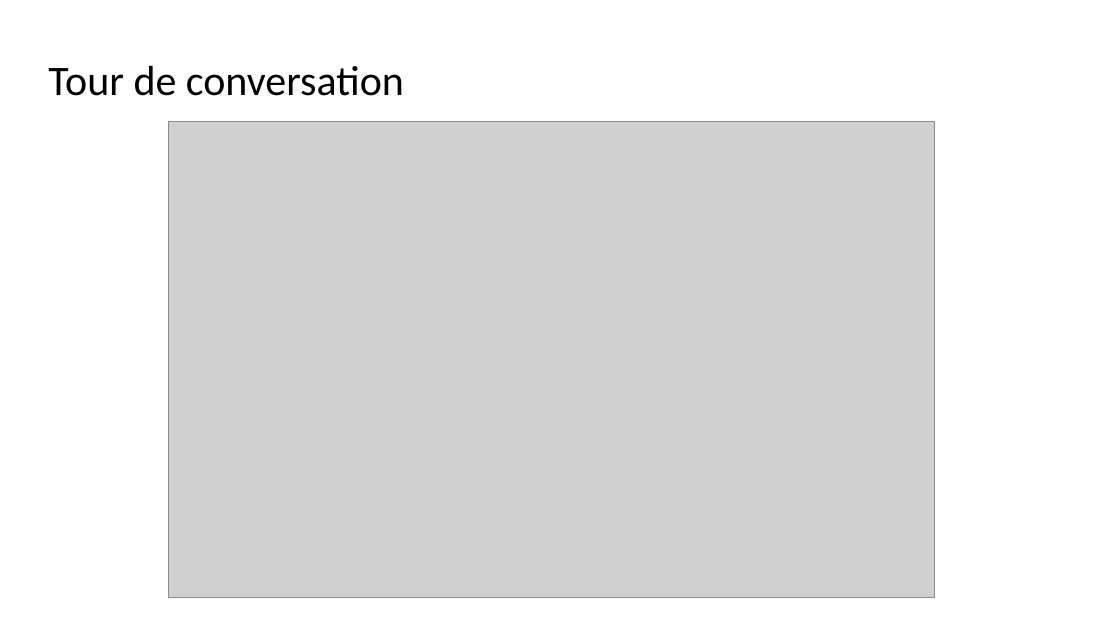
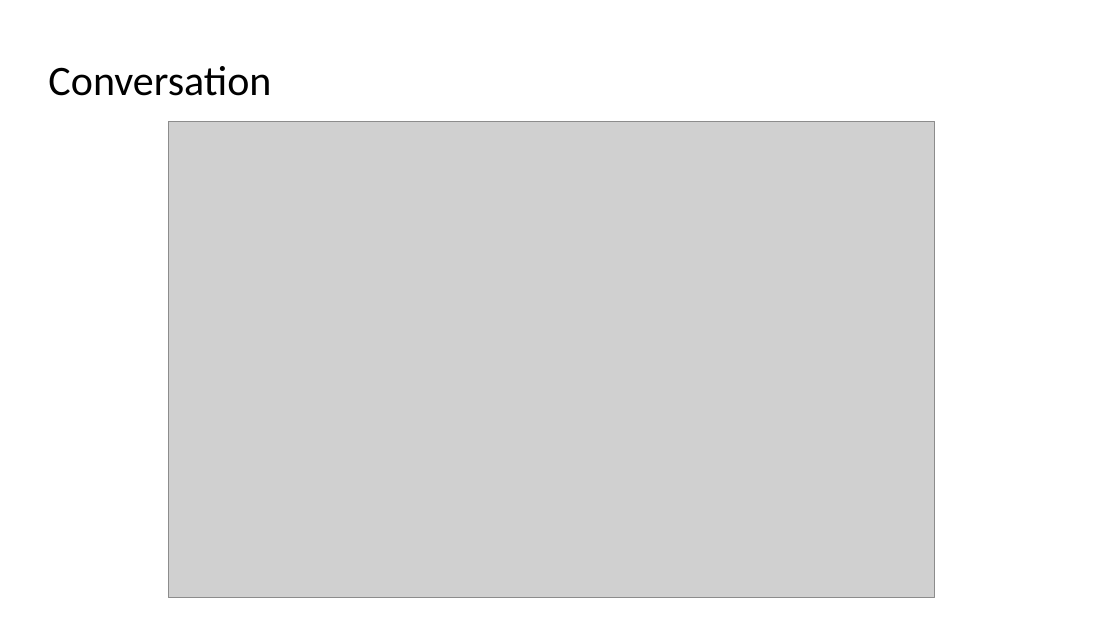
Before and after one commit to LGouellec/mug-chatbot, a slide deck: slide 7 of doc/pres.pptx. Drawn at 1120x630 pixels with LibreOffice and Linux fonts; fonts in the diff are those of the drawing; grey boxes stand for pictures. Boxes give left, top, right and bottom in pixels: in the first picture for what was removed or moved away, otherwise in the second. Text is boxed around its words. In the diff, an @@ line names an element or a change of style, - is before the commit and + after.

```diff
--- a/doc/pres.pptx
+++ b/doc/pres.pptx
@@ title at <box>48,66,271,96</box>: text changed @@
-Tour de conversation
+Conversation
```
Also in this commit, not shown: 6 other slides changed, 1 slide added, 2 other files.
